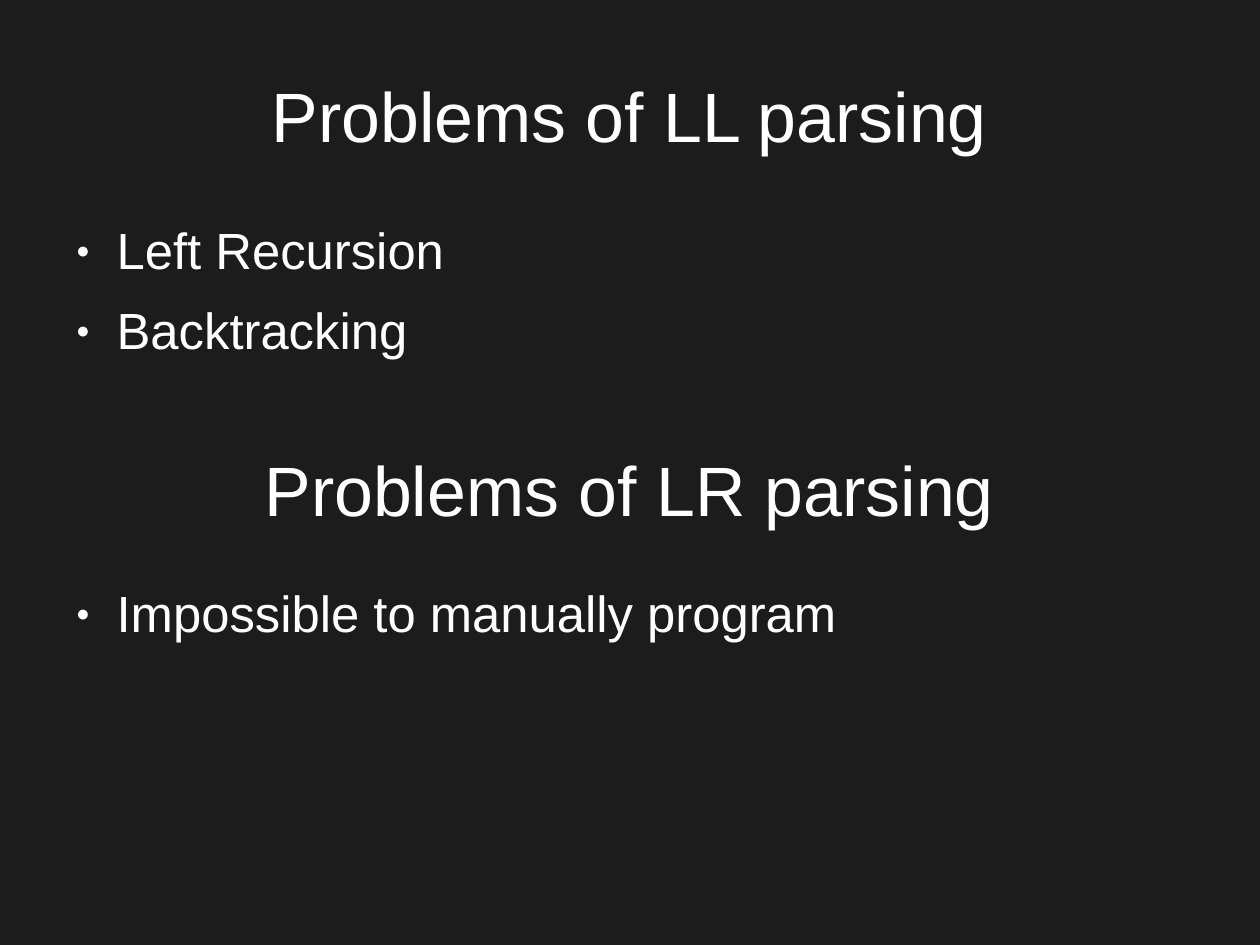
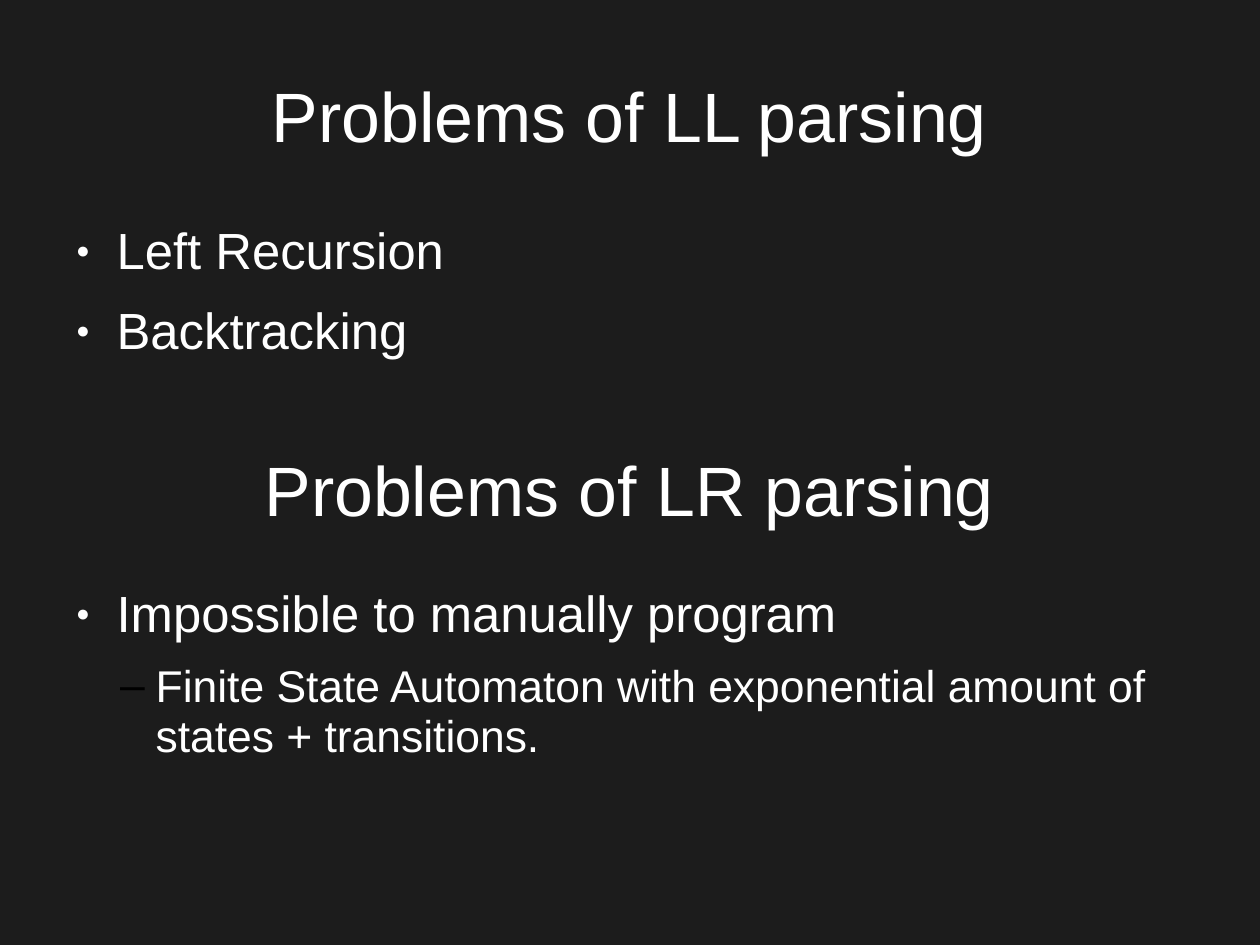
Before and after one commit to Qqwy/cc_pc, a slide deck: slide 14 of presentation2.odp (slide 13 before the commit). Drawn at 1260x945 pixels with LibreOffice and Linux fonts; fonts in the diff are those of the drawing. Boxes give left, top, right and bottom in pixels: in the first picture for what was removed or moved away, otherwise in the second. Text is boxed around its words. In the diff, an @@ line names an element or a change of style, - is before the commit and + after.

```diff
--- a/presentation2.odp
+++ b/presentation2.odp
@@ text at [156, 669, 1145, 753]: paragraph added @@
+  – Finite State Automaton with exponential amount of states + transitions.
```
Also in this commit, not shown: 10 other slides changed, 10 slides added, 1 slide removed, 2 other files.
